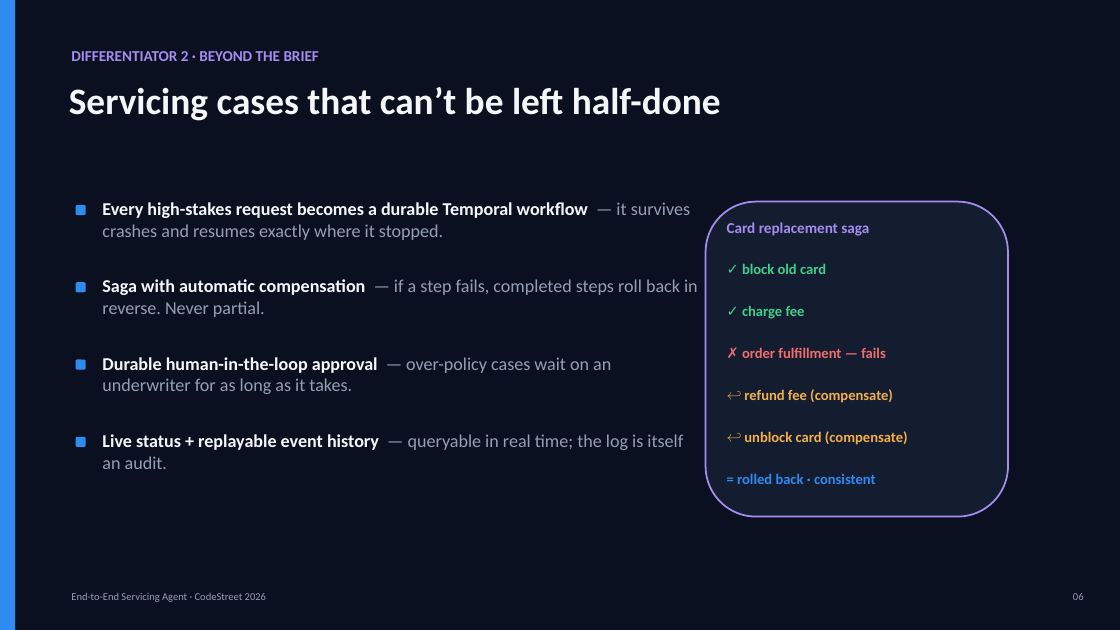
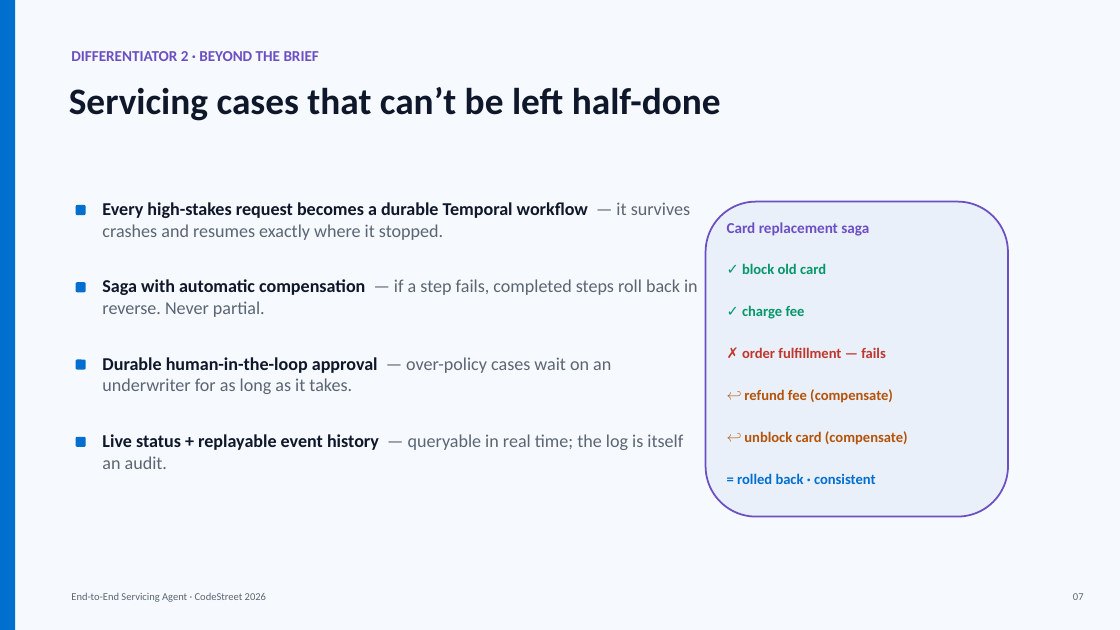
Before and after one commit to VaibhavDangaich/Codestreet_2026, a slide deck: slide 7 of deck/CodeStreet2026_Servicing_Agent.pptx (slide 6 before the commit). Drawn at 1120x630 pixels with LibreOffice and Linux fonts; fonts in the diff are those of the drawing. Boxes give left, top, right and bottom in pixels: in the first picture for what was removed or moved away, otherwise in the second. Text is boxed around its words. In the diff, an @@ line names an element or a change of style, - is before the commit and + after.

```diff
--- a/deck/CodeStreet2026_Servicing_Agent.pptx
+++ b/deck/CodeStreet2026_Servicing_Agent.pptx
@@ rectangle at <box>0,0,1120,630</box>: fill #0B1020 to #F6F9FD @@
@@ text "DIFFERENTIATOR 2 · BEYOND THE ..." at <box>71,51,319,61</box>: text colour #A68BF0 to #6D4FC4 @@
@@ text "Servicing cases that can’t be ..." at <box>69,87,721,121</box>: text colour #F5F7FA to #0F172A @@
@@ text "Every high-stakes request becomes a ..." at <box>102,202,690,240</box>: text colour #F5F7FA to #0F172A in "Every high-stakes request becomes a durable Temporal ..."; text colour #93A0B4 to #5B6673 in "— it survives crashes and resumes exactly ..." @@
@@ rounded rectangle at <box>706,202,1008,517</box>: fill #141C30 to #E9F0F9; outline #A68BF0 1.5 pt to #6D4FC4 1.5 pt @@
@@ text "Card replacement saga" at <box>727,222,869,236</box>: text colour #A68BF0 to #6D4FC4 @@
@@ text "✓ block old card" at <box>742,263,826,274</box>: text colour #3FD08A to #059669 @@
@@ text "Saga with automatic compensation — ..." at <box>102,279,698,317</box>: text colour #F5F7FA to #0F172A in "Saga with automatic compensation"; text colour #93A0B4 to #5B6673 in "— if a step fails, completed steps ..." @@
@@ text "✓ charge fee" at <box>742,305,805,319</box>: text colour #3FD08A to #059669 @@
@@ text "Durable human-in-the-loop approval — over-policy ..." at <box>102,357,611,394</box>: text colour #F5F7FA to #0F172A in "Durable human-in-the-loop approval"; text colour #93A0B4 to #5B6673 in "— over-policy cases wait on an underwriter ..." @@
@@ text "✗ order fulfillment — fails" at <box>742,347,886,358</box>: text colour #F26D6D to #C0362C @@
@@ text "↩ refund fee (compensate)" at <box>744,389,893,403</box>: text colour #F2B04B to #B45309 @@
@@ fill #2E8BF0 to #016FD0 in 5 elements at <box>0,0,15,630</box>, <box>76,205,86,215</box>, <box>76,282,86,292</box>, <box>76,360,86,370</box>, <box>76,437,86,447</box> @@
@@ text "Live status + replayable event ..." at <box>102,434,683,469</box>: text colour #F5F7FA to #0F172A in "Live status + replayable event history"; text colour #93A0B4 to #5B6673 in "— queryable in real time; the log ..." @@
@@ text "↩ unblock card (compensate)" at <box>744,431,908,445</box>: text colour #F2B04B to #B45309 @@
@@ text "= rolled back · consistent" at <box>737,473,876,484</box>: text colour #2E8BF0 to #016FD0 @@
@@ text "End-to-End Servicing Agent · CodeStreet ..." at <box>71,593,266,602</box>: text colour #93A0B4 to #5B6673 @@
@@ text at <box>1073,593,1084,600</box>: text changed; text colour #93A0B4 to #5B6673 @@
-06
+07
```
Also in this commit, not shown: 9 other slides changed, 1 slide added, 2 other files.
